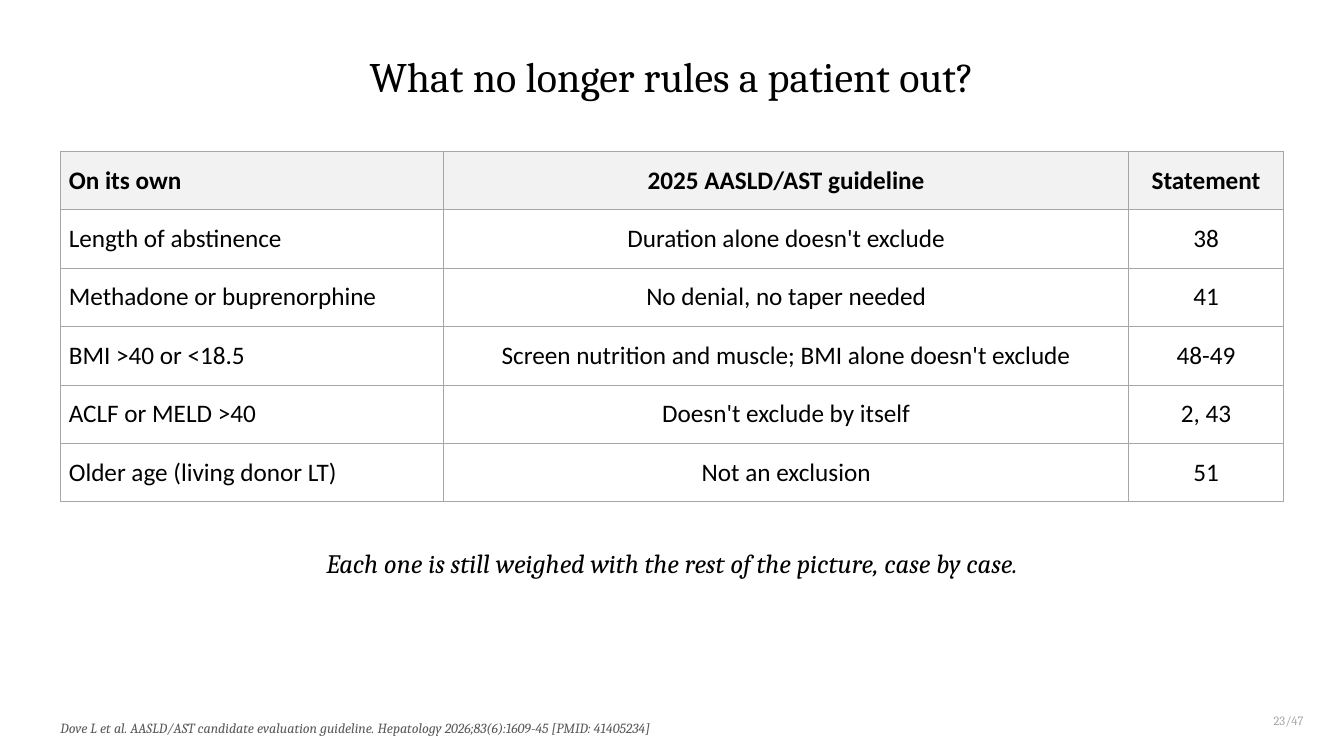
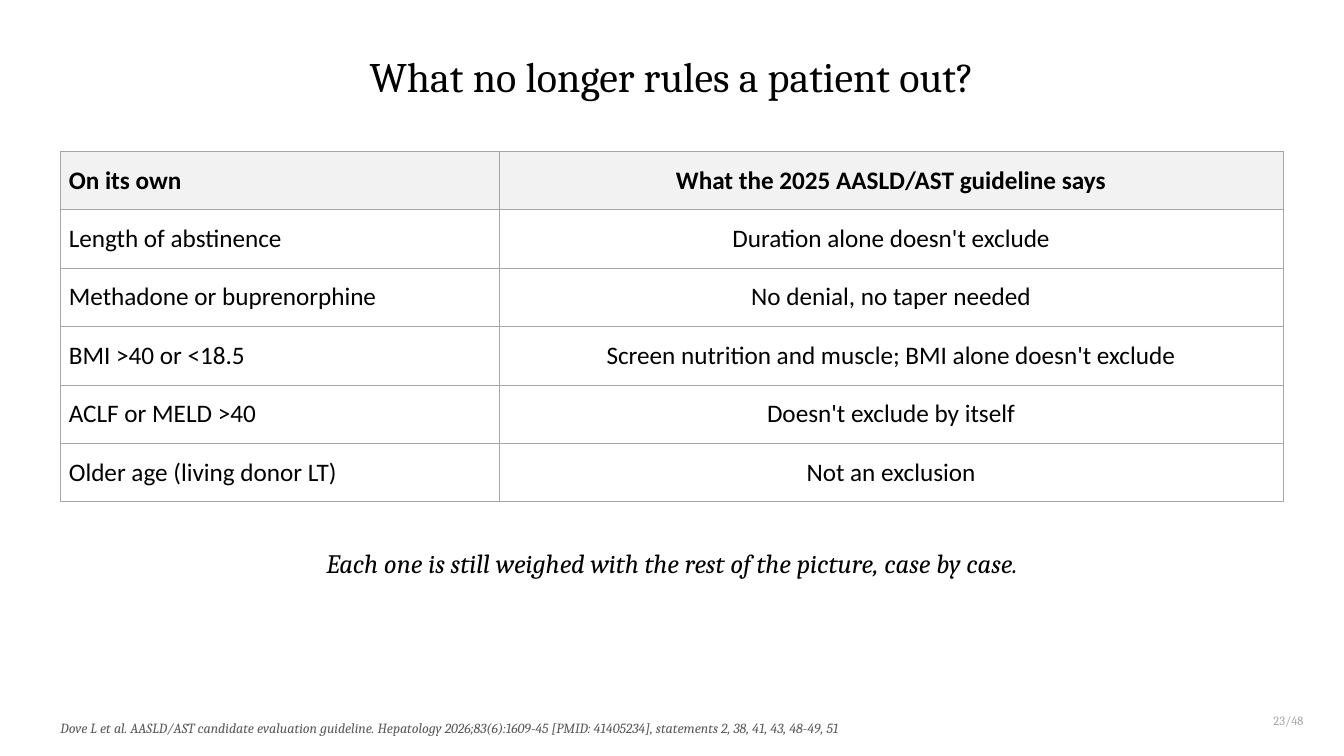
Before and after one commit to qaddodi/mohammad-almeqdadi-lectures, a slide deck: slide 25 of lectures/liver-transplant-grand-rounds-mmc-2026/Liver Transplantation When to Refer and Whats New.pptx. Drawn at 1344x756 pixels with LibreOffice and Linux fonts; fonts in the diff are those of the drawing. Boxes give left, top, right and bottom in pixels: in the first picture for what was removed or moved away, otherwise in the second. Text is boxed around its words. In the diff, an @@ line names an element or a change of style, - is before the commit and + after.

```diff
--- a/lectures/liver-transplant-grand-rounds-mmc-2026/Liver Transplantation When to Refer and Whats New.pptx
+++ b/lectures/liver-transplant-grand-rounds-mmc-2026/Liver Transplantation When to Refer and Whats New.pptx
@@ table at (60, 151, 1284, 490) @@
-column 2: 2025 AASLD/AST guideline | Duration alone doesn't exclude | No denial, no taper needed | Screen nutrition and muscle; BMI alone doesn't exclude | Doesn't exclude by itself | Not an exclusion
-column 3: Statement | 38 | 41 | 48-49 | 2, 43 | 51
+column 2: What the 2025 AASLD/AST guideline says | Duration alone doesn't exclude | No denial, no taper needed | Screen nutrition and muscle; BMI alone doesn't exclude | Doesn't exclude by itself | Not an exclusion
@@ text at (1273, 717, 1303, 726): text changed @@
-23/47
+23/48
@@ text at (60, 723, 839, 736): text changed @@
-Dove L et al. AASLD/AST candidate evaluation guideline. Hepatology 2026;83(6):1609-45 [PMID: 41405234]
+Dove L et al. AASLD/AST candidate evaluation guideline. Hepatology 2026;83(6):1609-45 [PMID: 41405234], statements 2, 38, 41, 43, 48-49, 51
```
Also in this commit, not shown: 46 other slides changed, 3 slides added, 1 slide removed, 4 other files.
